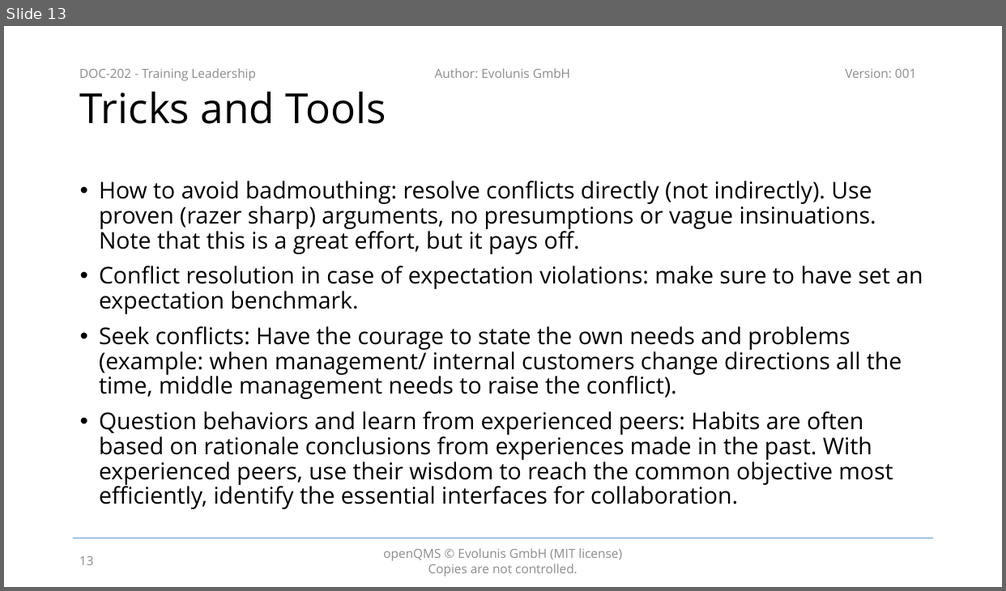
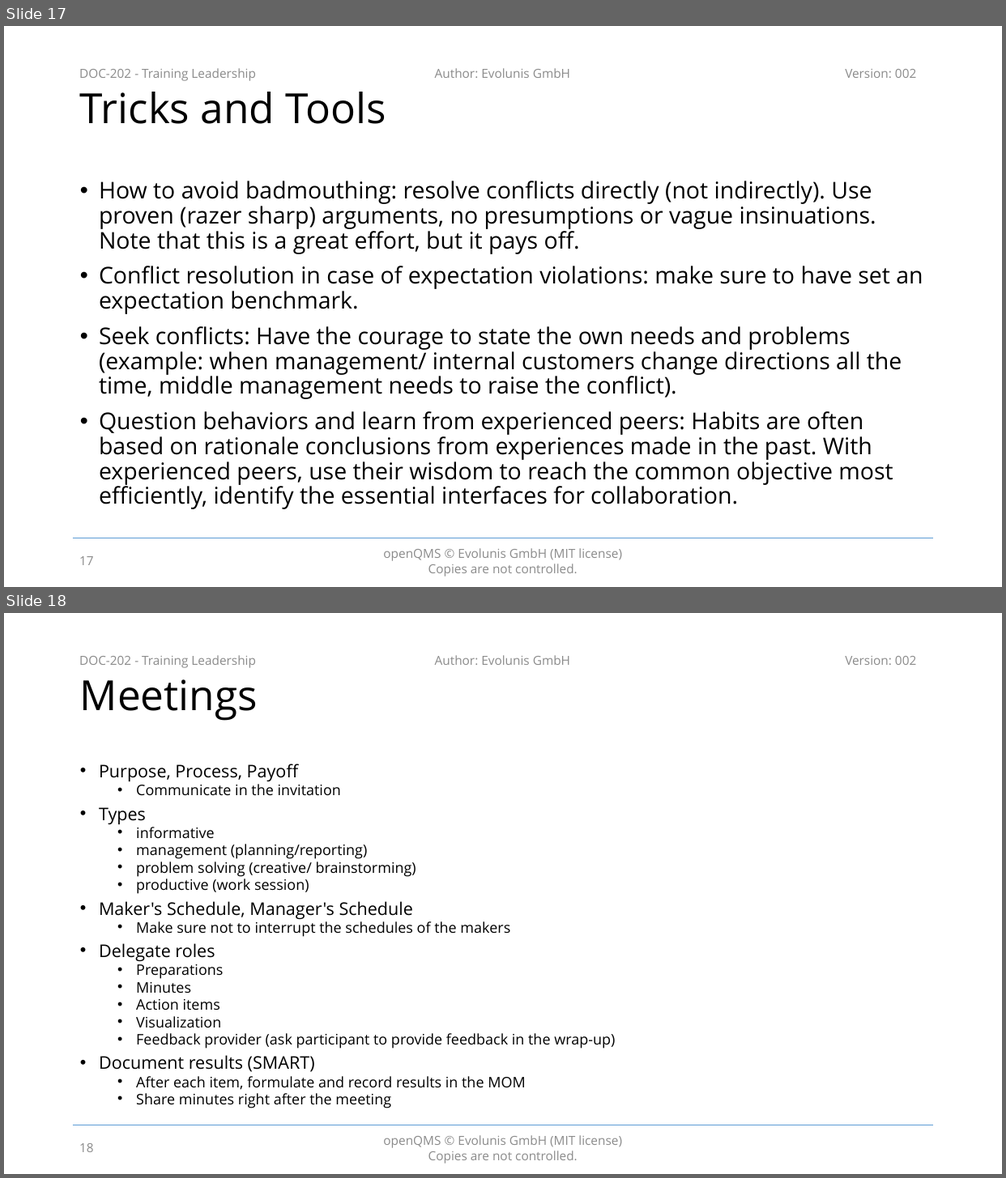
Before and after one commit to evolunis/openQMS, a slide deck: 2. Design and Development/DOC-202 - Training Leadership.pptx. Shown one above the other, each under a label of ours: slide 13 before the commit, slides 17 and 18 after it. The pictures are 1006x591 and 1006x1178 pixels, drawn with LibreOffice and Linux fonts; fonts in the diff are those of the drawing; background and template pictures are left out. Boxes give left, top, right and bottom in pixels: in the first picture for what was removed or moved away, otherwise in the second. Text is boxed around its words. In the diff, an @@ line names an element or a change of style, - is before the commit and + after.

```diff
--- a/2. Design and Development/DOC-202 - Training Leadership.pptx
+++ b/2. Design and Development/DOC-202 - Training Leadership.pptx
@@ slide 18 added at [4, 613, 1002, 1174], background #FFFFFF; not listed: 5 template elements that a slide beside it also shows @@
@@ title added at [80, 679, 258, 721], 40 pt, text #000000 @@
+Meetings
@@ text added at [99, 764, 615, 1109], 14 pt, text #000000 @@
+• Purpose, Process, Payoff
+  • Communicate in the invitation
+• Types
+  • informative
+  • management (planning/reporting)
+  • problem solving (creative/ brainstorming)
+  • productive (work session)
+• Maker's Schedule, Manager's Schedule
+  • Make sure not to interrupt the schedules of the makers
+• Delegate roles
+  • Preparations
+  • Minutes
+  • Action items
+  • Visualization
+  • Feedback provider (ask participant to provide feedback in the wrap-up)
+• Document results (SMART)
+  • After each item, formulate and record results in the MOM
+  • Share minutes right after the meeting
@@ page number added at [79, 1144, 94, 1152], 12 pt, text #8C8C8C @@
+18
@@ what was slide 13 is now slide 17 @@
@@ slide 17 changed as well @@
@@ text at [845, 69, 916, 78]: text changed @@
-Version: 001
+Version: 002
@@ page number at [79, 557, 94, 565]: text changed @@
-13
+17
```
Also in this commit, not shown: 12 other slides changed, 10 other slides added.
